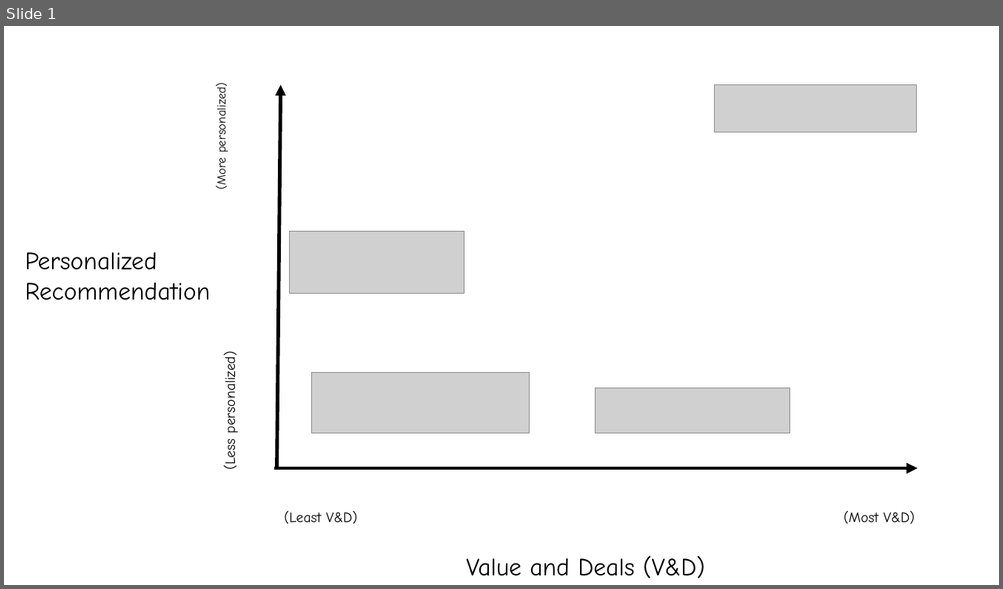
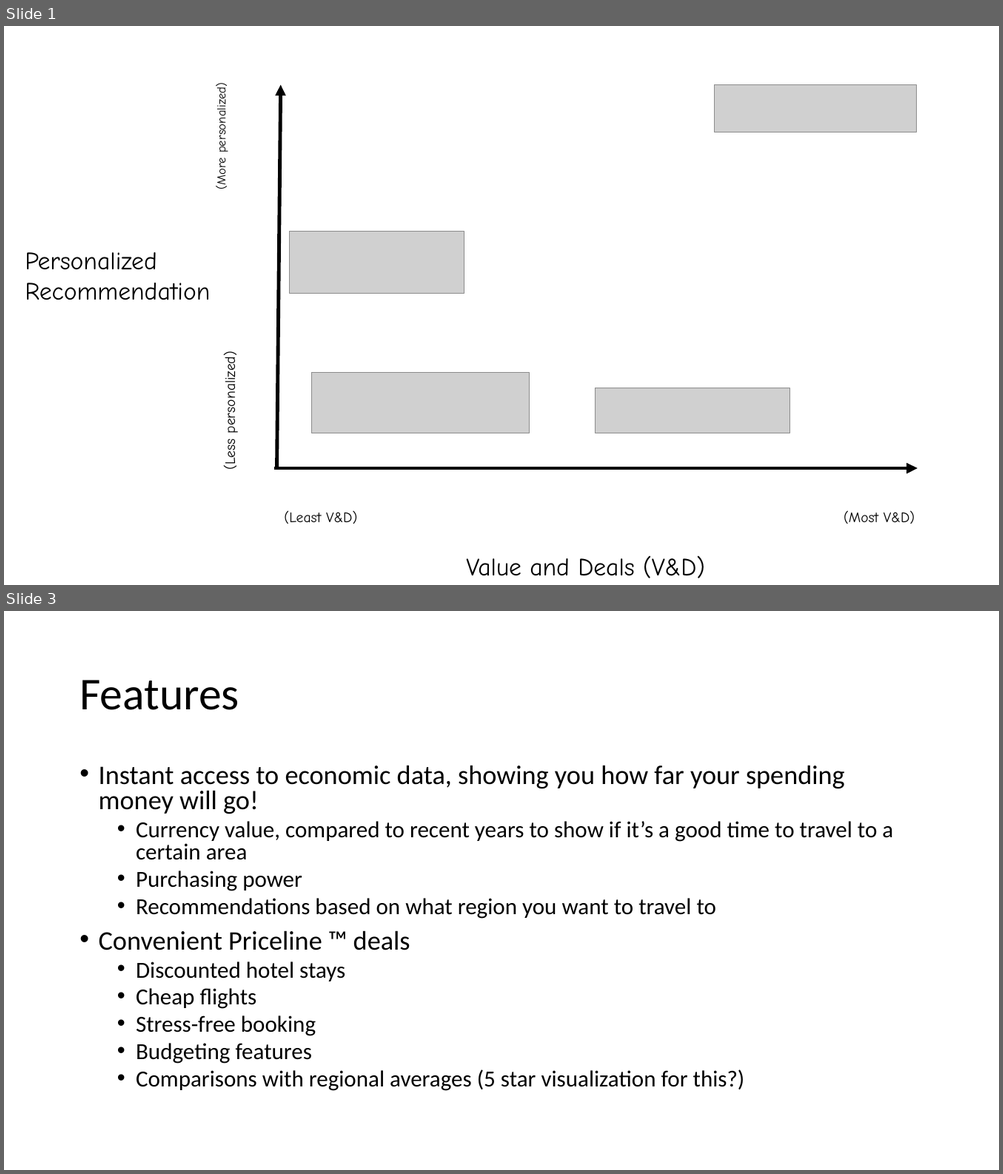
Before and after one commit to jamesylgan/Wakawhitti-BigRedHacks, a slide deck: Presentation1.pptx. Shown one above the other, each under a label of ours: slide 1 before the commit, slides 1 and 3 after it; the slides between them are not shown. The pictures are 1003x589 and 1003x1174 pixels, drawn with LibreOffice and Linux fonts; fonts in the diff are those of the drawing; grey boxes stand for pictures. Boxes give left, top, right and bottom in pixels: in the first picture for what was removed or moved away, otherwise in the second. Text is boxed around its words. In the diff, an @@ line names an element or a change of style, - is before the commit and + after.

```diff
--- a/Presentation1.pptx
+++ b/Presentation1.pptx
@@ slide 3 added at (4,611,999,1170), background #FFFFFF @@
@@ title added at (79,680,239,710), 44 pt, text #000000 @@
+Features
@@ text added at (99,765,893,1091), 22.2 pt, text #000000 @@
+• Instant access to economic data, showing you how far your spending money will go!
+  • Currency value, compared to recent years to show if it’s a good time to travel to a certain area
+  • Purchasing power
+  • Recommendations based on what region you want to travel to
+• Convenient Priceline ™ deals
+  • Discounted hotel stays
+  • Cheap flights
+  • Stress-free booking
+  • Budgeting features
+  • Comparisons with regional averages (5 star visualization for this?)
```
Also in this commit, not shown: 2 other slides added.
